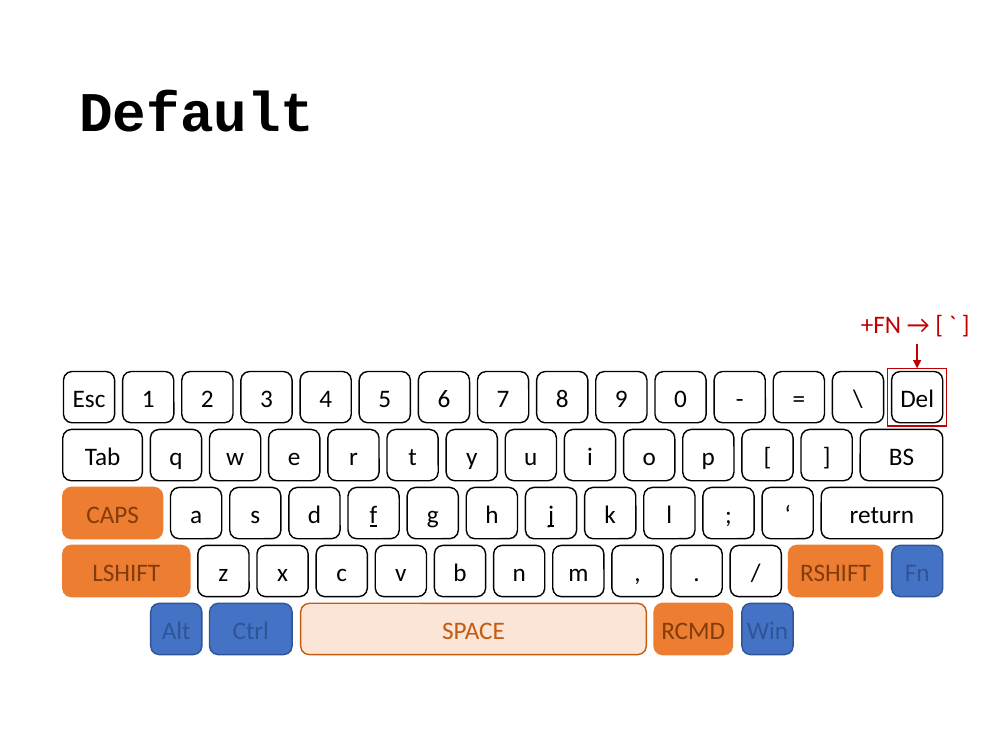
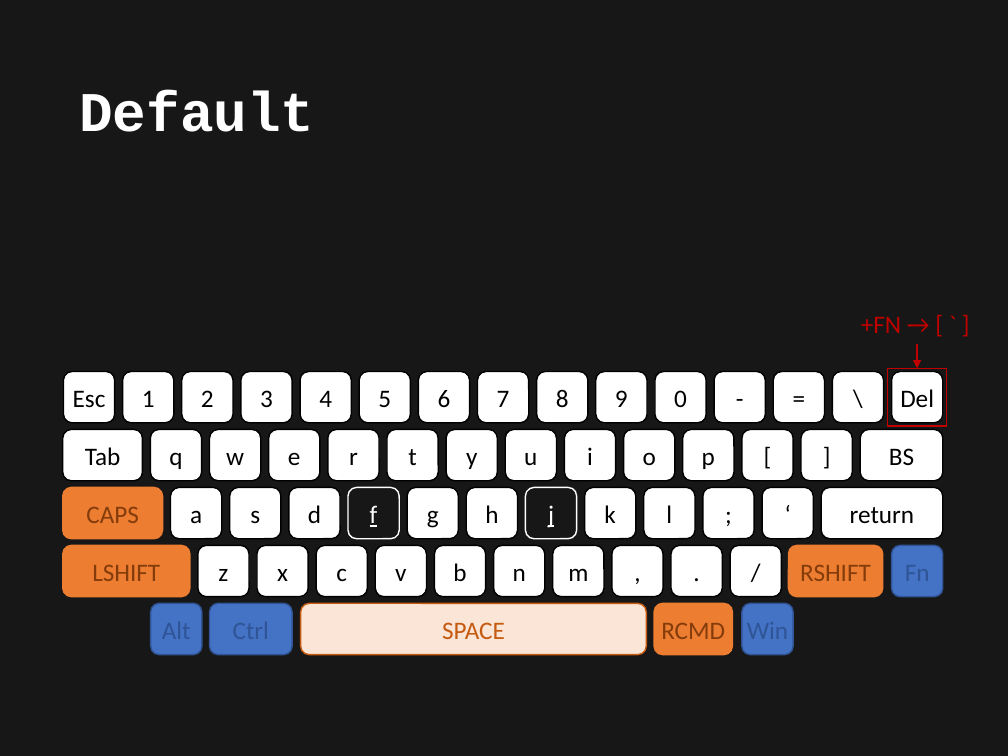
Before and after one commit to ittooo66/myAHK, a slide deck: slide 2 of MANUAL.pptx. Drawn at 1008x756 pixels with LibreOffice and Linux fonts; fonts in the diff are those of the drawing. Boxes give left, top, right and bottom in pixels: in the first picture for what was removed or moved away, otherwise in the second. Text is boxed around its words. In the diff, an @@ line names an element or a change of style, - is before the commit and + after.

```diff
--- a/MANUAL.pptx
+++ b/MANUAL.pptx
@@ background #FFFFFF to #181717 @@
@@ title "Default" at box(79, 91, 314, 132): text colour #000000 to #FFFFFF @@
@@ rounded rectangle "f" at box(348, 488, 399, 539): text colour #000000 to #FFFFFF; outline #000000 1 pt to #FFFFFF 1 pt @@
@@ rounded rectangle "j" at box(525, 488, 577, 539): text colour #000000 to #FFFFFF; outline #000000 1 pt to #FFFFFF 1 pt @@
```
Also in this commit, not shown: 11 other slides changed.
